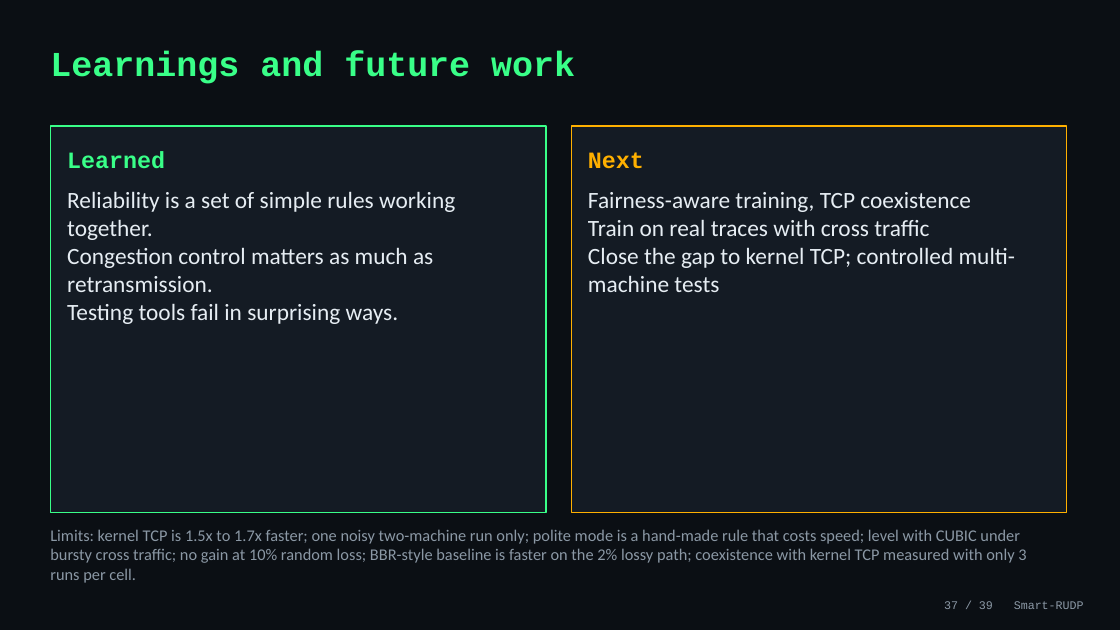
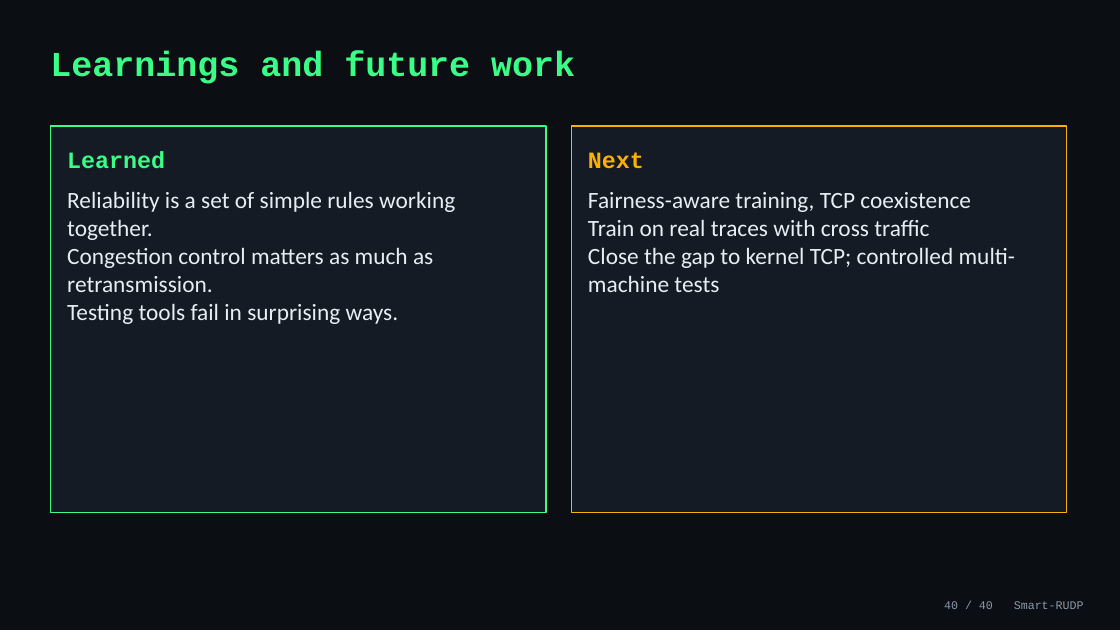
Before and after one commit to Capsturrrr/REPLIC, a slide deck: slide 40 of docs/final/RUDP_Presentation.pptx (slide 37 before the commit). Drawn at 1120x630 pixels with LibreOffice and Linux fonts; fonts in the diff are those of the drawing. Boxes give left, top, right and bottom in pixels: in the first picture for what was removed or moved away, otherwise in the second. Text is boxed around its words. In the diff, an @@ line names an element or a change of style, - is before the commit and + after.

```diff
--- a/docs/final/RUDP_Presentation.pptx
+++ b/docs/final/RUDP_Presentation.pptx
@@ text removed at <box>50,529,1026,580</box> @@
-Limits: kernel TCP is 1.5x to 1.7x faster; one noisy two-machine run only; polite mode is a hand-made rule that costs speed; level with CUBIC under bursty cross traffic; no gain at 10% random loss; BBR-style baseline is faster on the 2% lossy path; coexistence with kernel TCP measured with only 3 runs per cell.
@@ text at <box>944,601,1084,609</box>: text changed @@
-37 / 39 Smart-RUDP
+40 / 40 Smart-RUDP
```
Also in this commit, not shown: 34 other slides changed, 4 slides added, 1 slide removed, 6 other files.
